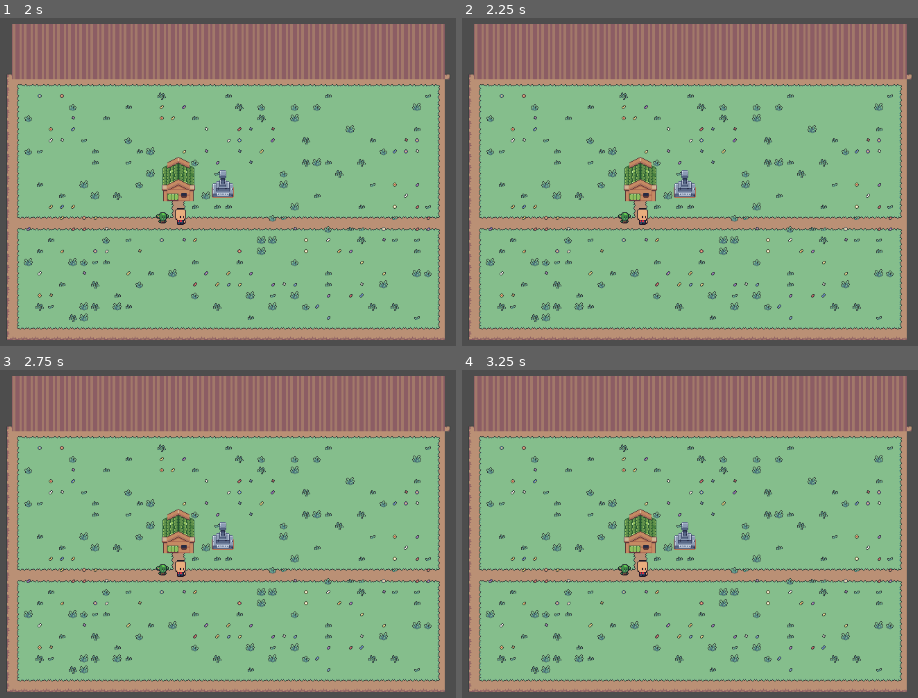
Above: before the commit, frames 1-4 (two rows, left to right).
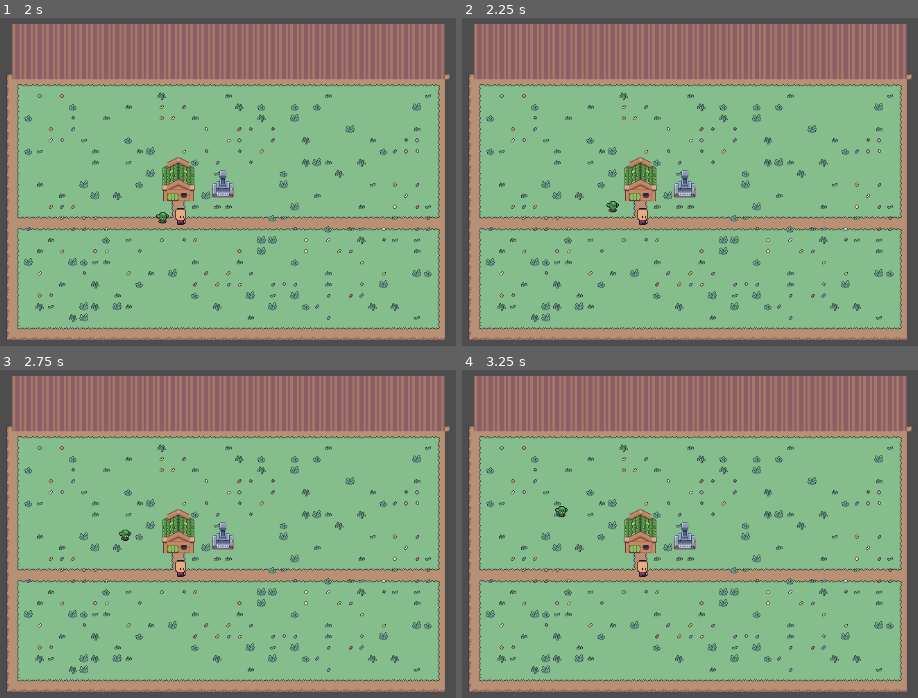
Above: after the commit, the same moments.

Repository: Inkanari/Tinytown
Game: Godot game, scene res://pueblo.tscn
Same seed, same stepped clock (60 frames per second), same inputs: the game is played once before the commit and once after it. The project has no main scene, so this scene is started directly.
Inputs:
- Up to frame 1 (2 s): tap Enter at 0.5 s; tap Space at 1.25 s
- Up to frame 2 (2.25 s): tap Enter at 2 s
- Up to frame 3 (2.75 s): no input
- Up to frame 4 (3.25 s): no input

Frame 1 is identical in both runs. In frame 2, 0.1% of the frame differs, in the area x 31-38%, y 55-63%; in frame 3, 0.1%; in frame 4, 0.1%.

Commit message:
Primeras agregaciones de NPCs
Agrege un script para el nodo del duende que lo hace vagar por el mapa

Diff:
--- /dev/null
+++ b/duende.gd
@@ -0,0 +1,56 @@
+extends CharacterBody2D
+
+@export var speed = 100.0
+@export var patrol_range = 200.0
+@export var pause_time = 2.0
+
+var patrol_target = Vector2.ZERO
+var initial_position = Vector2.ZERO
+var is_moving = false
+
+
+@onready var timer = $Timer
+
+func _ready():
+
+	initial_position = global_position
+
+	choose_patrol_target()
+
+	if not timer:
+		var new_timer = Timer.new()
+		new_timer.name = "Timer"
+		add_child(new_timer)
+		timer = new_timer
+	timer.wait_time = pause_time
+	timer.one_shot = true
+	timer.connect("timeout", _on_timer_timeout)
+
+	is_moving = false
+	timer.start()
+
+func _physics_process(delta):
+	if is_moving:
+
+		var direction = (patrol_target - global_position).normalized()
+		velocity = direction * speed
+
+
+		if global_position.distance_to(patrol_target) < 10:
+			velocity = Vector2.ZERO
+			is_moving = false
+			timer.start()
+	else:
+
+		velocity = Vector2.ZERO
+
+	move_and_slide()
+
+func choose_patrol_target():
+	var random_angle = randf_range(0, 2 * PI)
+	var random_distance = randf_range(50, patrol_range)
+	patrol_target = initial_position + Vector2(cos(random_angle), sin(random_angle)) * random_distance
+
+func _on_timer_timeout():
+	choose_patrol_target()
+	is_moving = true
--- a/duende.tscn
+++ b/duende.tscn
@@ -1,6 +1,7 @@
-[gd_scene load_steps=4 format=3 uid="uid://b5ri30hqug6hi"]
+[gd_scene load_steps=5 format=3 uid="uid://b5ri30hqug6hi"]
 
 [ext_resource type="Texture2D" uid="uid://75vfuubgjrem" path="res://personaje/Goblin/PNG/spr_idle_strip9.png" id="1_gjbqq"]
+[ext_resource type="Script" uid="uid://cc5gdmx3auqe" path="res://duende.gd" id="1_hn6ox"]
 
 [sub_resource type="AtlasTexture" id="AtlasTexture_hn6ox"]
 atlas = ExtResource("1_gjbqq")
@@ -10,8 +11,10 @@
 size = Vector2(14, 15)
 
 [node name="Duende" type="CharacterBody2D"]
+position = Vector2(400, 300)
 collision_layer = 16
 collision_mask = 17
+script = ExtResource("1_hn6ox")
 
 [node name="SprIdleStrip9" type="Sprite2D" parent="."]
 texture_filter = 1
Not shown, added: duende.gd.uid
